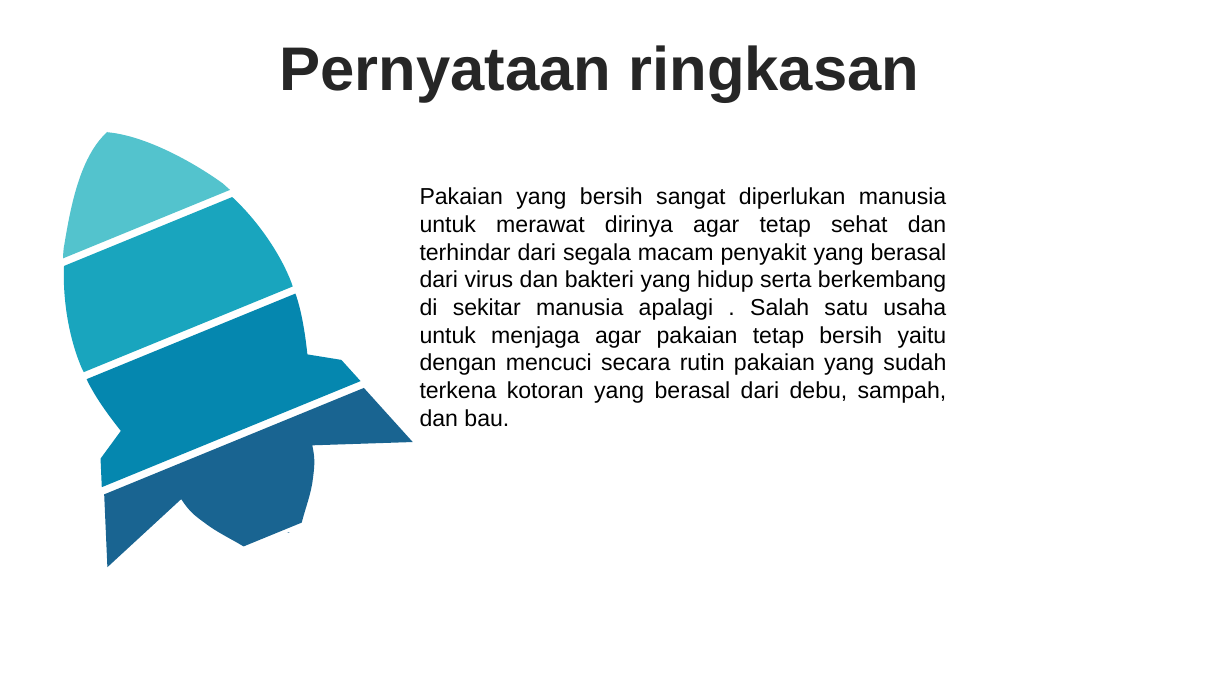
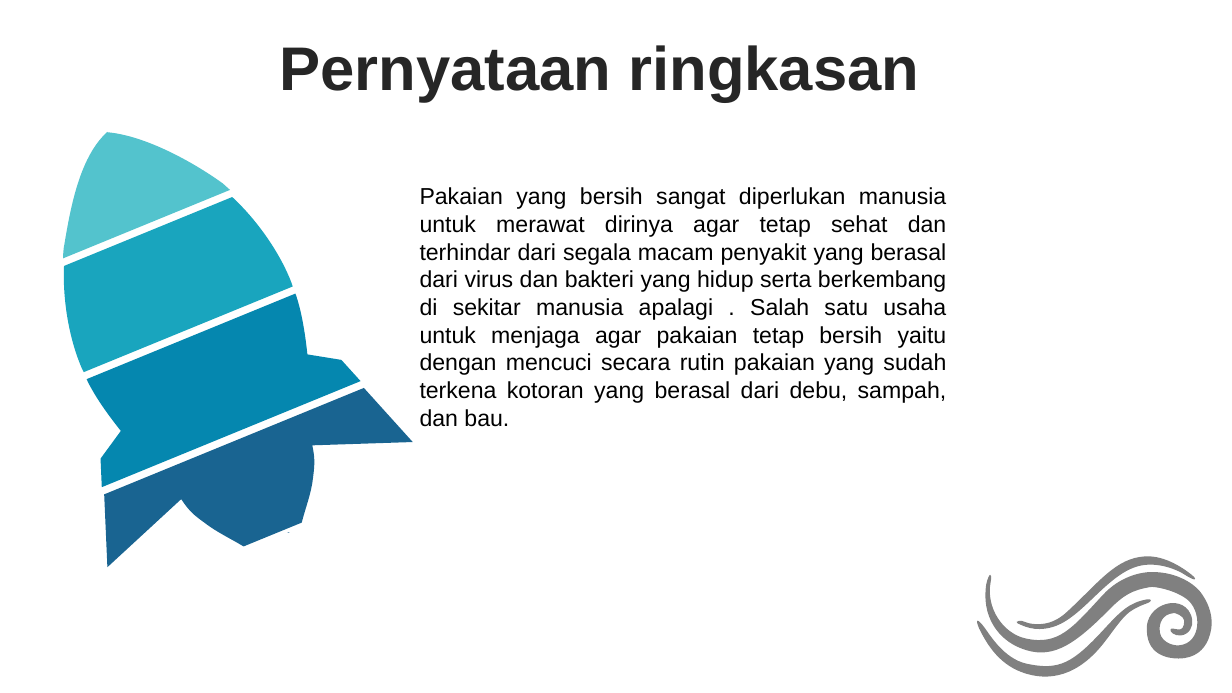
Before and after one commit to sahrul1610/Proyek1, a slide deck: slide 3 of Kelompok Proyek.pptx (slide 2 before the commit). Drawn at 1232x693 pixels with LibreOffice and Linux fonts; fonts in the diff are those of the drawing. Boxes give left, top, right and bottom in pixels: in the first picture for what was removed or moved away, otherwise in the second. Text is boxed around its words. In the diff, an @@ line names an element or a change of style, - is before the commit and + after.

```diff
--- a/Kelompok Proyek.pptx
+++ b/Kelompok Proyek.pptx
@@ freeform shape added at [1017,556,1196,629], fill #808080 @@
@@ freeform shape added at [985,572,1212,659], fill #808080 @@
@@ freeform shape added at [977,600,1151,677], fill #808080 @@
```
Also in this commit, not shown: 3 other slides changed, 5 slides added.
